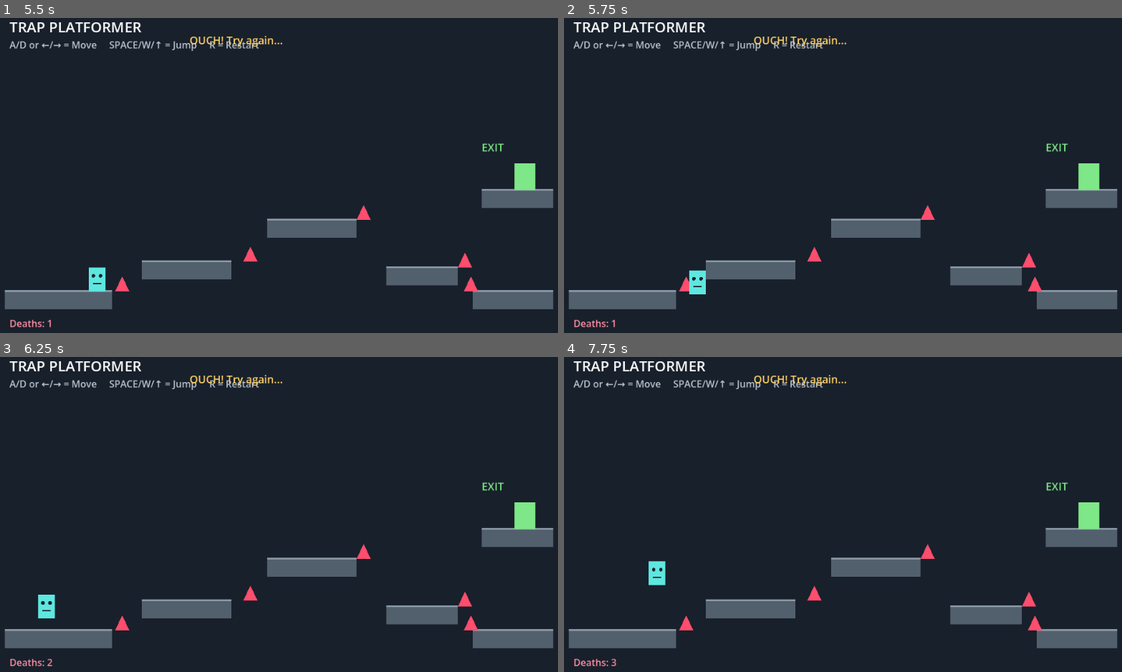
Above: before the commit, frames 1-4 (two rows, left to right).
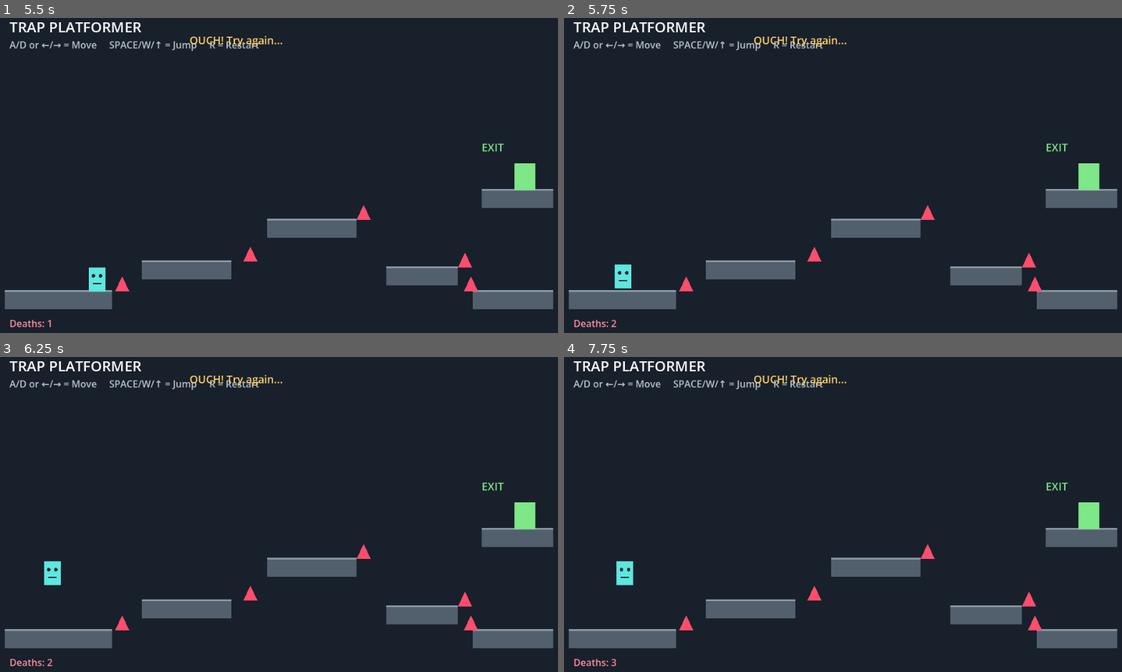
Above: after the commit, the same moments.

Repository: HimaBindhu-j/trap-platformer
Game: Godot game, scene res://Main.tscn
Same seed, same stepped clock (60 frames per second), same inputs: the game is played once before the commit and once after it.
Inputs:
- Up to frame 1 (5.5 s): tap Enter at 0.5 s; hold D (move_right) 0.53-2.03 s; tap Space (jump) at 0.77, 1.52, 3.02, 3.77, 4.52 s; hold A (move_left) 2.03-2.78 s; hold D (move_right) 2.78-4.28 s; hold A (move_left) 4.28-5.03 s; hold D (move_right) from 5.03 s (still down)
- Up to frame 2 (5.75 s): keep holding D (move_right)
- Up to frame 3 (6.25 s): release D (move_right) at 5.78 s; hold A (move_left) from 5.78 s (still down); tap Space (jump) at 6.02 s
- Up to frame 4 (7.75 s): tap Space (jump) at 6.77, 7.52 s; release A (move_left) at 7.28 s; hold D (move_right) from 7.28 s (still down)

Frame 1 is identical in both runs. In frame 2, 0.5% of the frame differs, in the area x 8-26%, y 78-99%; in frame 3, 0.4%; in frame 4, 0.5%.
Error before the commit: Invalid call. Nonexistent function 'kill_player' in base 'Node2D (Main.gd)'. (res://Level.gd:48)

Commit message:
Add spike death mechanics

Diff:
--- a/trap_platformer/Level.gd
+++ b/trap_platformer/Level.gd
@@ -1,66 +1,66 @@
 extends Node2D
 
 var platforms = [
-    Rect2(20, 470, 180, 30),
-    Rect2(250, 420, 150, 30),
-    Rect2(460, 350, 150, 30),
-    Rect2(660, 430, 120, 30),
-    Rect2(820, 300, 120, 30),
-    Rect2(805, 470, 135, 30)
+	Rect2(20, 470, 180, 30),
+	Rect2(250, 420, 150, 30),
+	Rect2(460, 350, 150, 30),
+	Rect2(660, 430, 120, 30),
+	Rect2(820, 300, 120, 30),
+	Rect2(805, 470, 135, 30)
 ]
 
 var spikes = [
-    Vector2(205, 470),
-    Vector2(420, 420),
-    Vector2(610, 350),
-    Vector2(780, 430),
-    Vector2(790, 470)
+	Vector2(205, 470),
+	Vector2(420, 420),
+	Vector2(610, 350),
+	Vector2(780, 430),
+	Vector2(790, 470)
 ]
 
 func _ready():
-    for p in platforms:
-        var body := StaticBody2D.new()
-        var shape := CollisionShape2D.new()
-        var rect := RectangleShape2D.new()
-        rect.size = p.size
-        shape.shape = rect
-        body.position = p.position + p.size / 2.0
-        body.add_child(shape)
-        add_child(body)
+	for p in platforms:
+		var body := StaticBody2D.new()
+		var shape := CollisionShape2D.new()
+		var rect := RectangleShape2D.new()
+		rect.size = p.size
+		shape.shape = rect
+		body.position = p.position + p.size / 2.0
+		body.add_child(shape)
+		add_child(body)
 
-    for s in spikes:
-        var spike := Area2D.new()
-        var shape := CollisionShape2D.new()
-        var rect := RectangleShape2D.new()
+	for s in spikes:
+		var spike := Area2D.new()
+		var shape := CollisionShape2D.new()
+		var rect := RectangleShape2D.new()
 
-        rect.size = Vector2(24, 25)
-        shape.shape = rect
-        spike.position = s + Vector2(12, -12)
+		rect.size = Vector2(24, 25)
+		shape.shape = rect
+		spike.position = s + Vector2(12, -12)
 
-        spike.add_child(shape)
-        add_child(spike)
+		spike.add_child(shape)
+		add_child(spike)
 
-        spike.body_entered.connect(_on_spike_body_entered)
+		spike.body_entered.connect(_on_spike_body_entered)
 
-    queue_redraw()
+	queue_redraw()
 func _on_spike_body_entered(body):
-    if body.name == "Player":
-        get_parent().kill_player()
+	if body.name == "Player":
+		get_parent().kill_player()
 
 func _draw():
-    for p in platforms:
-        draw_rect(p, Color("#52606d"))
-        draw_line(p.position, p.position + Vector2(p.size.x, 0), Color("#8c9aa8"), 3)
+	for p in platforms:
+		draw_rect(p, Color("#52606d"))
+		draw_line(p.position, p.position + Vector2(p.size.x, 0), Color("#8c9aa8"), 3)
 
-    for s in spikes:
-        var pts = PackedVector2Array([
-            s + Vector2(0, 0),
-            s + Vector2(12, -25),
-            s + Vector2(24, 0)
-        ])
-        draw_colored_polygon(pts, Color("#ff4d6d"))
+	for s in spikes:
+		var pts = PackedVector2Array([
+			s + Vector2(0, 0),
+			s + Vector2(12, -25),
+			s + Vector2(24, 0)
+		])
+		draw_colored_polygon(pts, Color("#ff4d6d"))
 
-    # Exit
-    draw_rect(Rect2(875, 255, 35, 45), Color("#7ee787"))
-    draw_string(ThemeDB.fallback_font, Vector2(820, 235),
-        "EXIT", HORIZONTAL_ALIGNMENT_LEFT, -1, 18, Color("#7ee787"))
+	# Exit
+	draw_rect(Rect2(875, 255, 35, 45), Color("#7ee787"))
+	draw_string(ThemeDB.fallback_font, Vector2(820, 235),
+		"EXIT", HORIZONTAL_ALIGNMENT_LEFT, -1, 18, Color("#7ee787"))
--- a/trap_platformer/Main.gd
+++ b/trap_platformer/Main.gd
@@ -24,6 +24,12 @@
 		message = "LEVEL COMPLETE! 🎉"
 		player.velocity = Vector2.ZERO
 		queue_redraw()
+func kill_player():
+	deaths += 1
+	$Player.global_position = Vector2(90, 430)
+	$Player.velocity = Vector2.ZERO
+	message = "OUCH! Try again..."
+	queue_redraw()
 
 func _draw():
 	draw_rect(Rect2(0, 0, 960, 540), Color("#18202b"))
